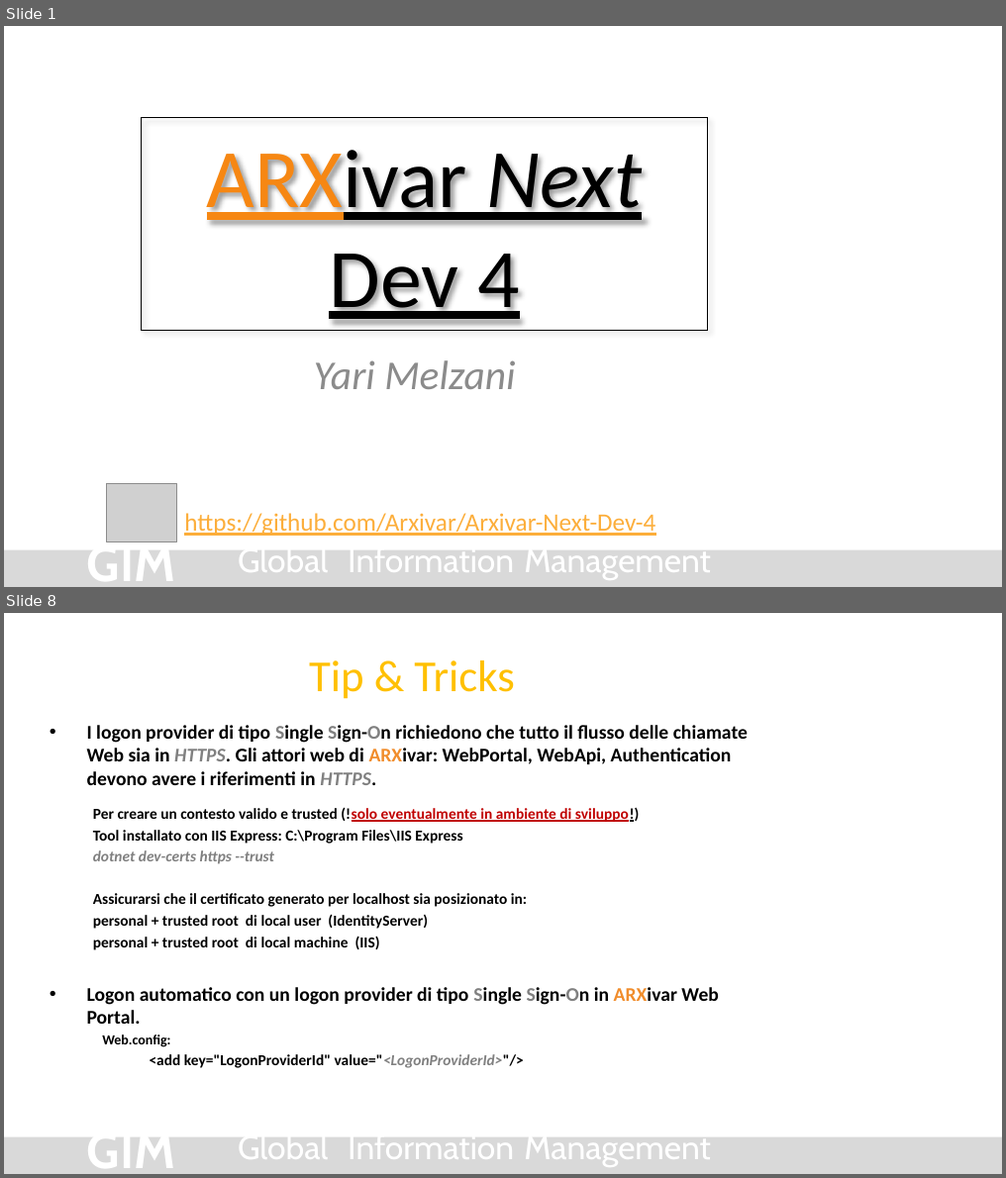
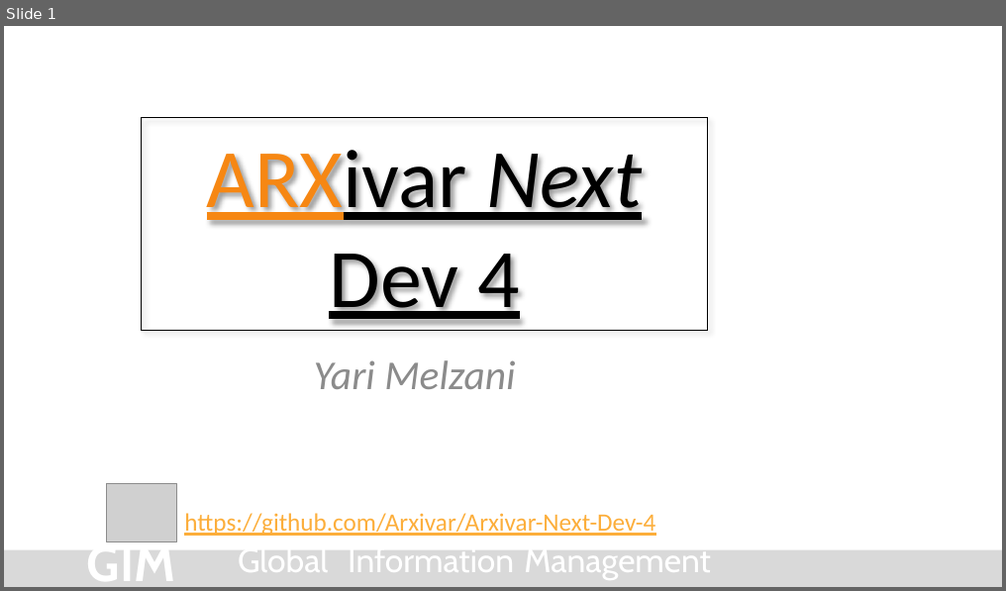
Before and after one commit to Arxivar/Arxivar-Next-Dev-4, a slide deck: doc/ARXDev4.pptx. Shown one above the other, each under a label of ours: slides 1 and 8 before the commit, slide 1 after it; the slides between them are not shown. The pictures are 1006x1178 and 1006x591 pixels, drawn with LibreOffice and Linux fonts; fonts in the diff are those of the drawing; grey boxes stand for pictures; background and template pictures are left out. Boxes give left, top, right and bottom in pixels: in the first picture for what was removed or moved away, otherwise in the second. Text is boxed around its words. In the diff, an @@ line names an element or a change of style, - is before the commit and + after.

```diff
--- a/doc/ARXDev4.pptx
+++ b/doc/ARXDev4.pptx
@@ slide 8 removed at (x1=4, y1=613, x2=1002, y2=1174), background #FFFFFF; not listed: 5 template elements that a slide beside it also shows @@
@@ title removed at (x1=309, y1=661, x2=514, y2=699) @@
-Tip & Tricks
@@ text removed at (x1=87, y1=725, x2=747, y2=1068) @@
-• I logon provider di tipo Single Sign-On richiedono che tutto il flusso delle chiamate Web sia in HTTPS. Gli attori web di ARXivar: WebPortal, WebApi, Authentication devono avere i riferimenti in HTTPS.
-  Per creare un contesto valido e trusted (!solo eventualmente in ambiente di sviluppo!)
-  Tool installato con IIS Express: C:\Program Files\IIS Express
-  dotnet dev-certs https --trust
-  Assicurarsi che il certificato generato per localhost sia posizionato in:
-  personal + trusted root di local user (IdentityServer)
-  personal + trusted root di local machine (IIS)
-• Logon automatico con un logon provider di tipo Single Sign-On in ARXivar Web Portal.
-  Web.config:
-<add key="LogonProviderId" value="<LogonProviderId>"/>
```
Also in this commit, not shown: 2 slides changed, 2 slides added, 4 other slides removed.
